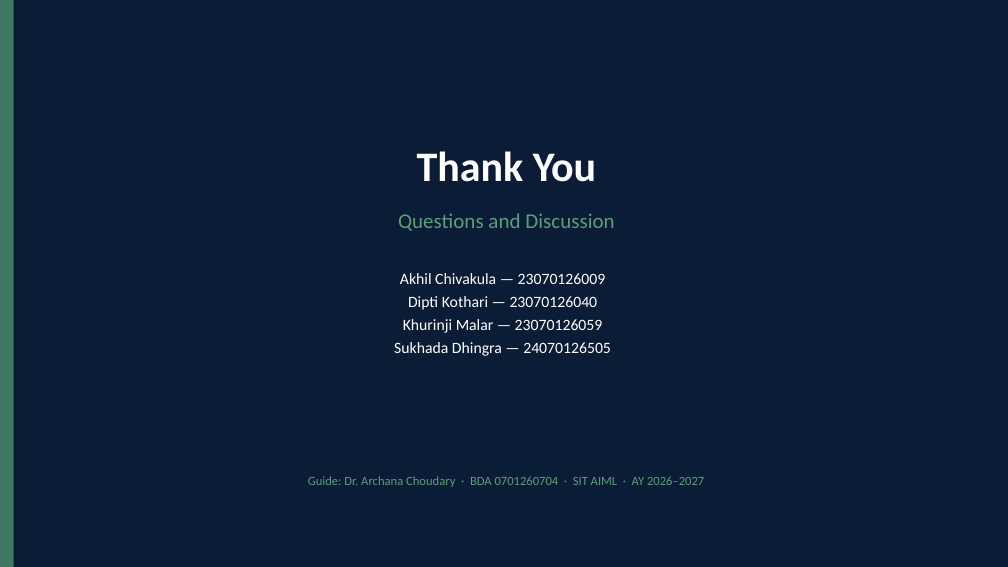
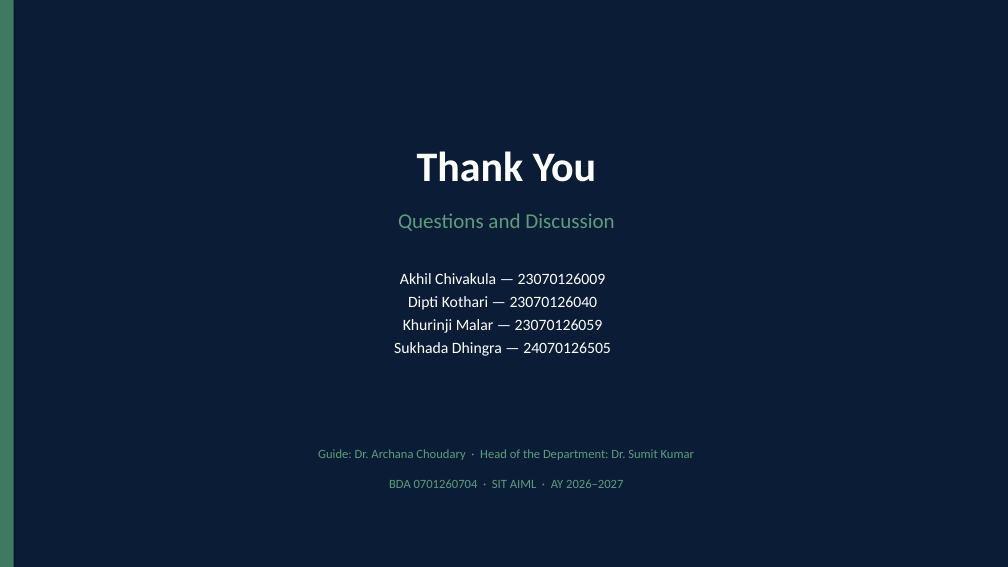
Before and after one commit to Sukhxdx/Guardian_eye, a slide deck: slide 13 of BDA_Project_Presentation_2026_2027.pptx. Drawn at 1008x567 pixels with LibreOffice and Linux fonts; fonts in the diff are those of the drawing. Boxes give left, top, right and bottom in pixels: in the first picture for what was removed or moved away, otherwise in the second. Text is boxed around its words. In the diff, an @@ line names an element or a change of style, - is before the commit and + after.

```diff
--- a/BDA_Project_Presentation_2026_2027.pptx
+++ b/BDA_Project_Presentation_2026_2027.pptx
@@ text at (318, 449, 694, 460): text changed @@
-Guide: Dr. Archana Choudary · BDA 0701260704 · SIT AIML · AY 2026–2027
+Guide: Dr. Archana Choudary · Head of the Department: Dr. Sumit Kumar
@@ text added at (389, 479, 623, 488), 12 pt, text #5A9E7A @@
+BDA 0701260704 · SIT AIML · AY 2026–2027
```
Also in this commit, not shown: 1 other slide changed, 8 other files.
